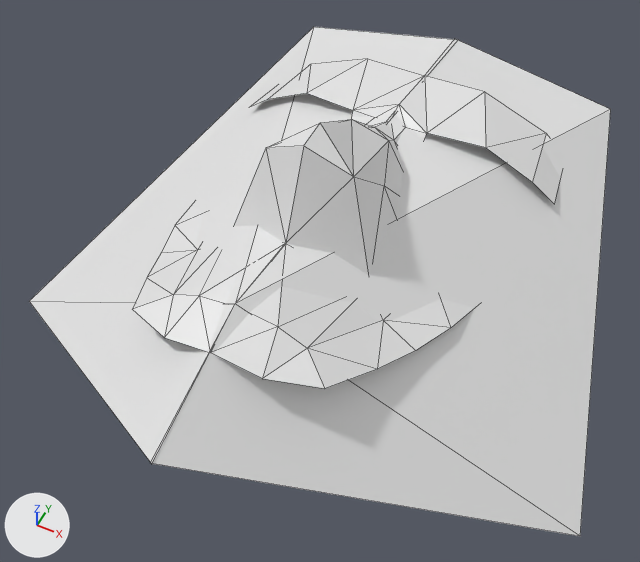
Two versions of the Blender file data/head.blend, one commit apart.
Before and after are seen from a 50 mm camera at (0.0701, -0.1373, 0.255) aimed at (0.0011, 0.0007, 0.0825). Lighting does not change. The marker at lower left points along +X, +Y and +Z. Mesh edges are drawn as thin lines.

Names of what the first picture shows: 'Icosphere.001', 'head'.
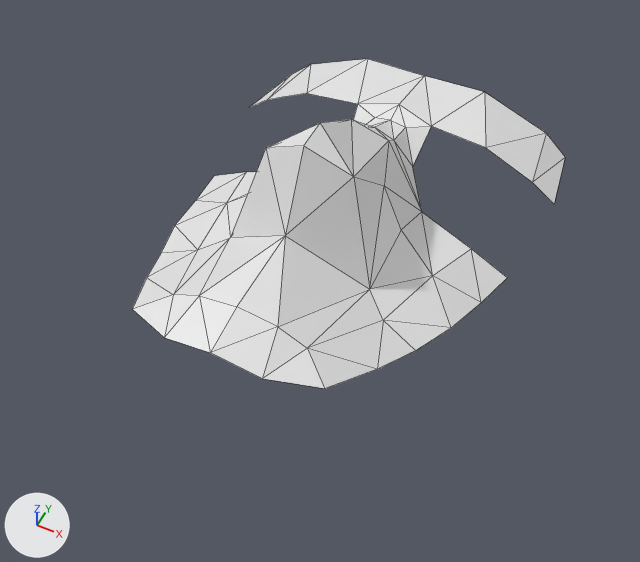
Boxes [x1, y1, x2, y2] around the edits, measured in the pictures (640 x 562 px):
'Icosphere.001', hidden
    before: [29, 27, 611, 536]

The edits, one by one:
Object 'Icosphere.001' (ob_icosphere_001) is now hidden.
